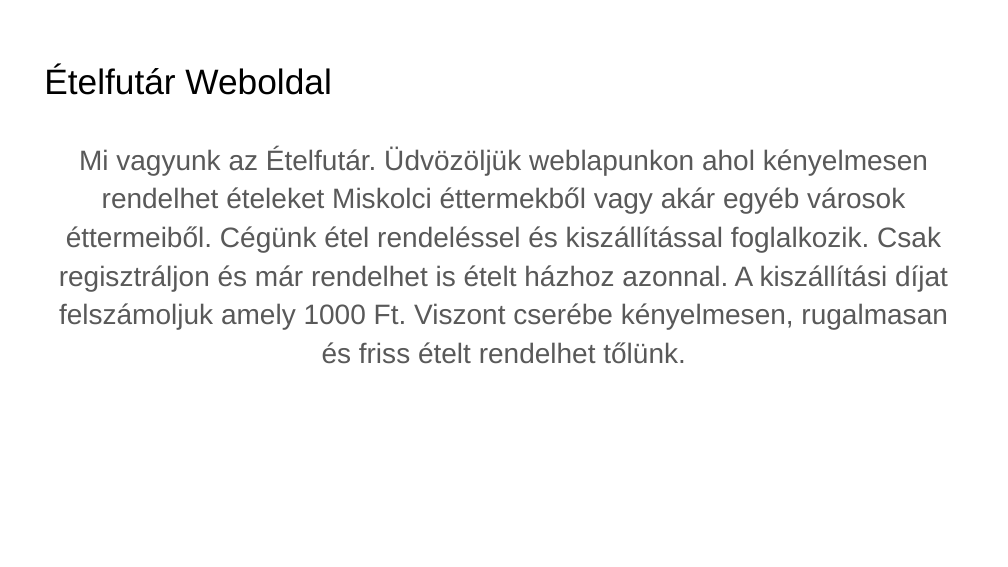
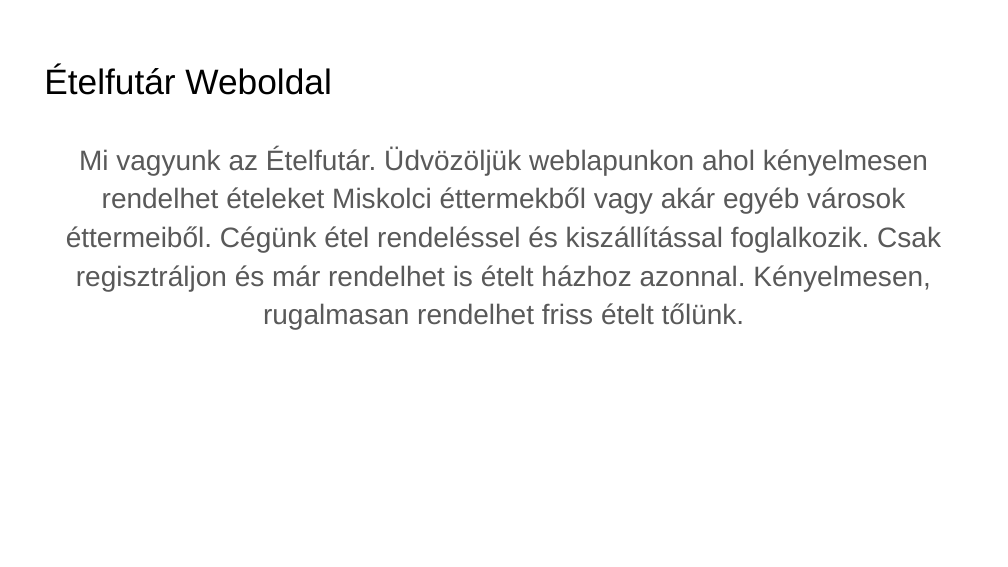
Before and after one commit to kirschg/-telfut-r, a slide deck: slide 2 of etelfutar_ppt_uj.pptx. Drawn at 1008x567 pixels with LibreOffice and Linux fonts; fonts in the diff are those of the drawing; background and template pictures are left out. Boxes give left, top, right and bottom in pixels: in the first picture for what was removed or moved away, otherwise in the second. Text is boxed around its words. In the diff, an @@ line names an element or a change of style, - is before the commit and + after.

Commit message:
PPT frissítve

```diff
--- a/etelfutar_ppt_uj.pptx
+++ b/etelfutar_ppt_uj.pptx
@@ text at [66, 148, 941, 329]: text changed @@
-Mi vagyunk az Ételfutár. Üdvözöljük weblapunkon ahol kényelmesen rendelhet ételeket Miskolci éttermekből vagy akár egyéb városok éttermeiből. Cégünk étel rendeléssel és kiszállítással foglalkozik. Csak regisztráljon és már rendelhet is ételt házhoz azonnal. A kiszállítási díjat felszámoljuk amely 1000 Ft. Viszont cserébe kényelmesen, rugalmasan és friss ételt rendelhet tőlünk.
+Mi vagyunk az Ételfutár. Üdvözöljük weblapunkon ahol kényelmesen rendelhet ételeket Miskolci éttermekből vagy akár egyéb városok éttermeiből. Cégünk étel rendeléssel és kiszállítással foglalkozik. Csak regisztráljon és már rendelhet is ételt házhoz azonnal. Kényelmesen, rugalmasan rendelhet friss ételt tőlünk.
```
Also in this commit, not shown: 3 other slides changed, 2 slides added.
